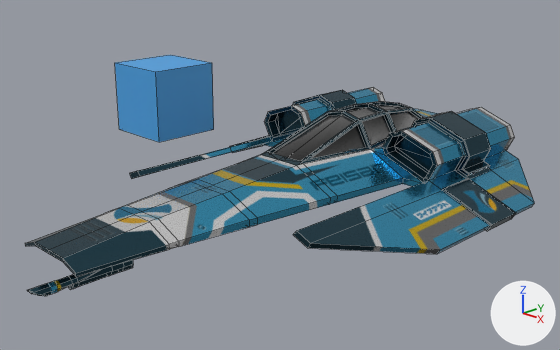
One commit to the Blender file Blender/Feisar.blend: the scene before it, then after it.
Both versions are drawn from a camera (50 mm lens) standing at (12.23, -12.38, 6.64) and looking at (0.16, -0.48, 1.07). Lighting does not change. The marker at lower right points along +X, +Y and +Z. Mesh edges are drawn as thin lines.

Script lines for the objects in view, before the commit:
```python
me_cube_001 = bpy.data.meshes.new('Cube.001')
me_cube_001.from_pydata(...)  # a box spanning x -5.72..-3.87, y -0.93..0.93, z 1.13..2.98
me_cube_001.materials.append(mat_material)  # blue #4aa4e7
me_feisar_ship = bpy.data.meshes.new('Feisar_Ship')
me_feisar_ship.from_pydata(...)  # 832 vertices, 889 faces; spans x -4.31..4.31, y -6.69..6.69, z 0.0..2.16
me_feisar_ship.materials.append(mat_orig_default)
ob_feisar_ship = bpy.data.objects.new('Feisar_Ship', me_feisar_ship)
ob_feisar_ship.location = (0.0, 0.0, 0.0)
ob_testcube = bpy.data.objects.new('TestCube', me_cube_001)
ob_testcube.location = (0.0, 0.0, 0.0)
```
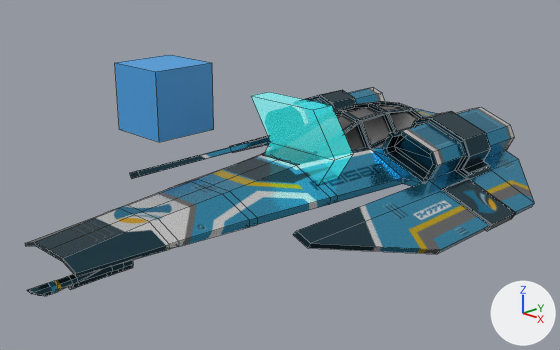
Scene script edits in JSON lines:
```json
{"op": "add", "block": "mat_marker", "code": ["mat_marker = principled_material('Marker')", "mat_marker.base_color = (0.0936, 0.8, 0.777)  # cyan #56e7e4", "mat_marker.alpha = 0.171", "mat_marker.emission_color = (0.0185, 0.801, 0.801)  # cyan #25e7e7", "mat_marker.emission_strength = 1.3"]}
{"op": "add", "block": "me_cube_002", "code": ["me_cube_002 = bpy.data.meshes.new('Cube.002')", "me_cube_002.from_pydata([(-1.0, -1.0, -1.0), (-1.0, -1.0, 1.0), (-1.0, 1.0, -1.0), (-1.0, 1.0, 1.0), (1.0, -1.0, -1.0), (1.0, -1.0, 1.0), (1.0, 1.0, -1.0), (1.0, 1.0, 1.0), (-0.33, -1.0, 0.0), (-0.33, 1.0, 0.0), (1.67, 1.0, 0.0), (1.67, -1.0, 0.0)], [], [(8, 1, 3, 9), (9, 3, 7, 10), (10, 7, 5, 11), (11, 5, 1, 8), (2, 6, 4, 0), (7, 3, 1, 5), (4, 11, 8, 0), (6, 10, 11, 4), (2, 9, 10, 6), (0, 8, 9, 2)])", "me_cube_002.materials.append(mat_marker)  # cyan #56e7e4"]}
{"op": "add", "block": "ob_marker", "code": ["ob_marker = bpy.data.objects.new('Marker', me_cube_002)", "ob_marker.location = (0.0, 0.0, 1.72)", "ob_marker.scale = (1.0, 0.306, 1.0)"]}
```

Changed parts and their boxes (x1, y1, x2, y2) in the pictures (560 x 350 px):
```json
{"object": "Marker", "change": "added", "after": [251, 92, 353, 184], "on screen": "cyan"}
```
